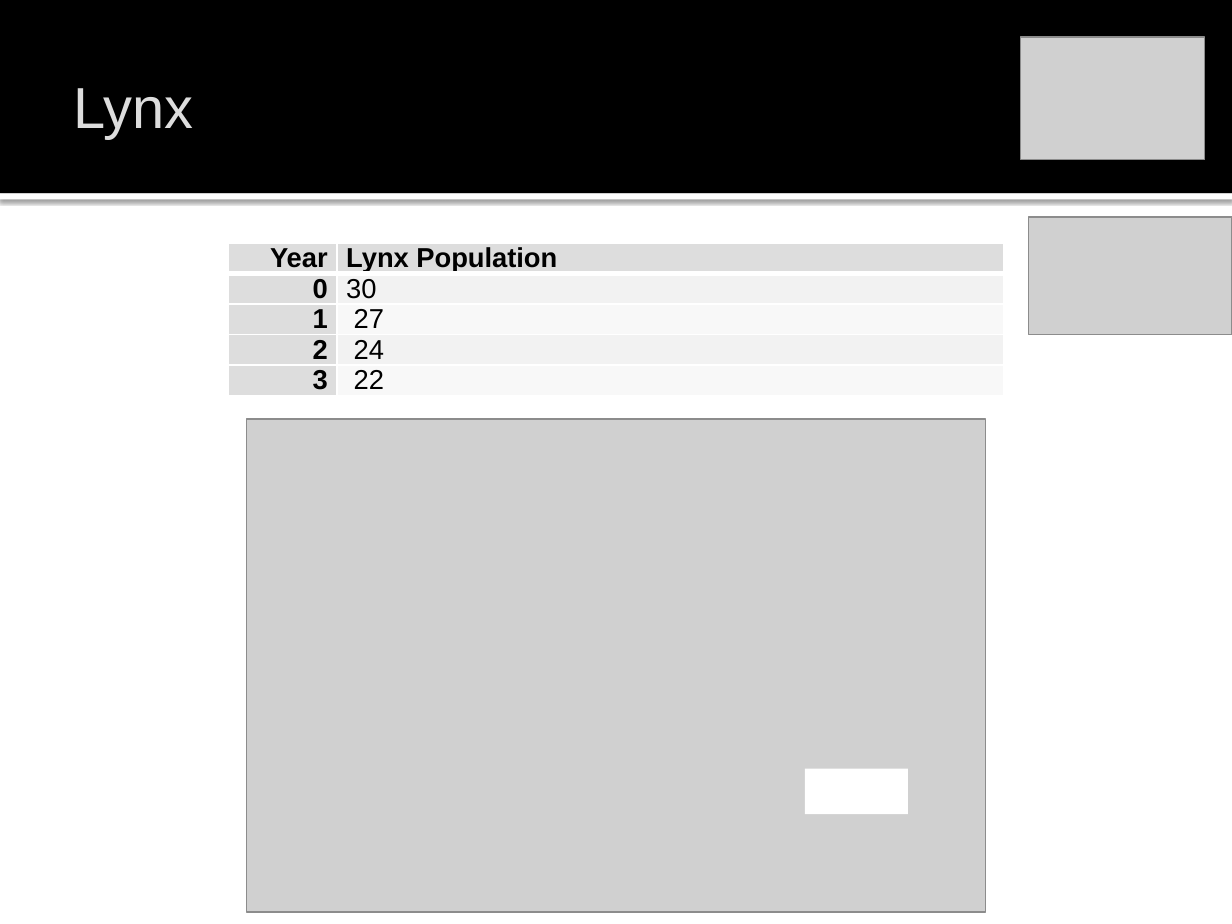
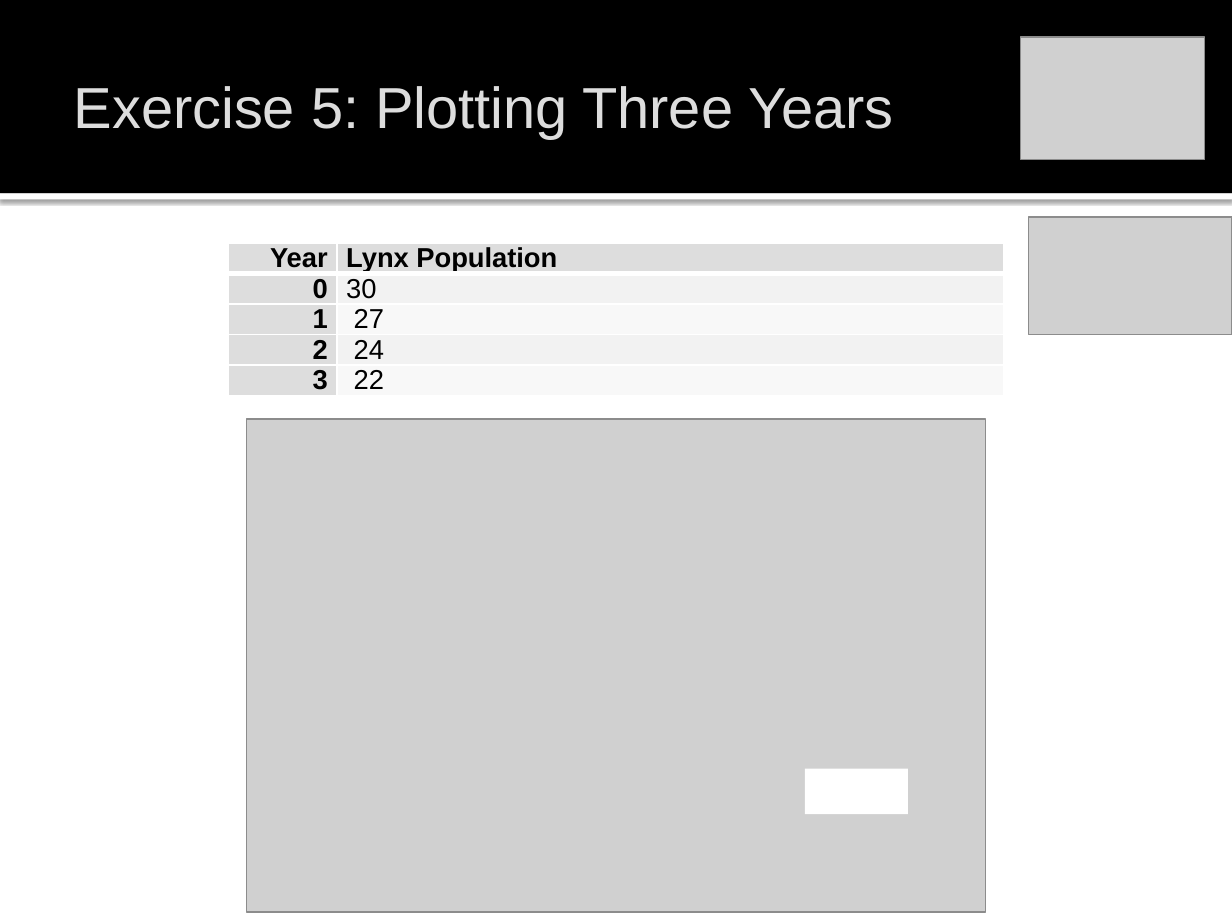
Before and after one commit to john-s-butler-dit/Maths-in-the-Wild, a slide deck: slide 30 of 01_Predator_Prey/Maths_in_the_Wild_Predator_Prey.pptx (slide 25 before the commit). Drawn at 1232x924 pixels with LibreOffice and Linux fonts; fonts in the diff are those of the drawing; grey boxes stand for pictures; background and template pictures are left out. Boxes give left, top, right and bottom in pixels: in the first picture for what was removed or moved away, otherwise in the second. Text is boxed around its words. In the diff, an @@ line names an element or a change of style, - is before the commit and + after.

```diff
--- a/01_Predator_Prey/Maths_in_the_Wild_Predator_Prey.pptx
+++ b/01_Predator_Prey/Maths_in_the_Wild_Predator_Prey.pptx
@@ title at (74, 86, 893, 139): text changed @@
-Lynx
+Exercise 5: Plotting Three Years
```
Also in this commit, not shown: 24 other slides changed, 21 slides added, 3 slides removed, 15 other files.
